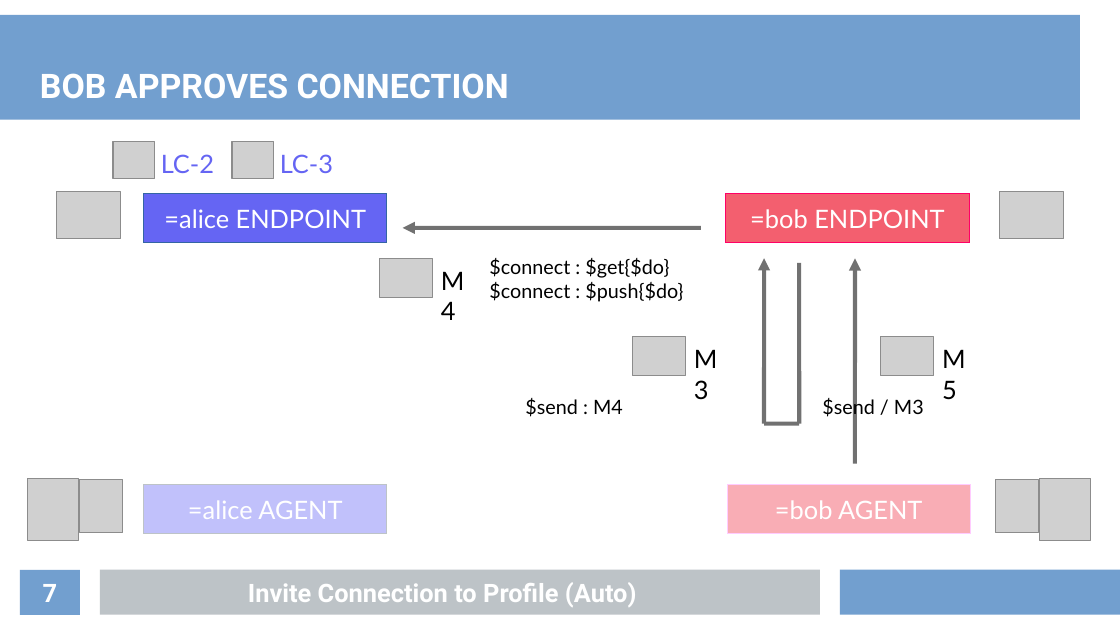
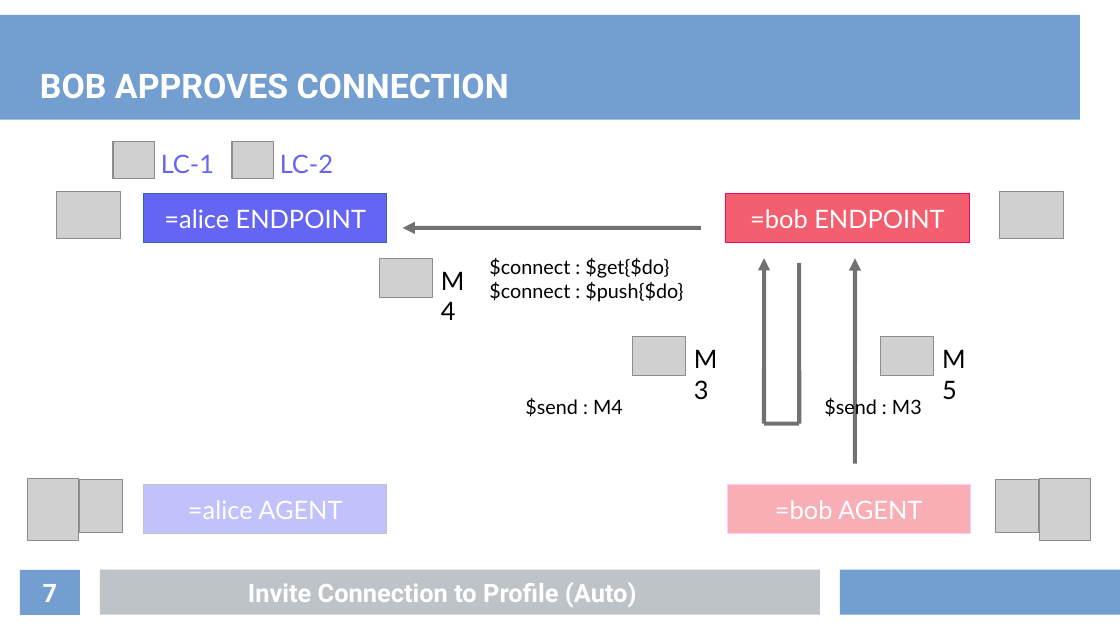
Before and after one commit to projectdanube/XDINinja-swing, a slide deck: slide 7 of resources/Invite Connection to Profile (Auto)/architecture.odp. Drawn at 1120x630 pixels with LibreOffice and Linux fonts; fonts in the diff are those of the drawing; grey boxes stand for pictures. Boxes give left, top, right and bottom in pixels: in the first picture for what was removed or moved away, otherwise in the second. Text is boxed around its words. In the diff, an @@ line names an element or a change of style, - is before the commit and + after.

```diff
--- a/resources/Invite Connection to Profile (Auto)/architecture.odp
+++ b/resources/Invite Connection to Profile (Auto)/architecture.odp
@@ text at <box>161,154,214,173</box>: text changed @@
-LC-2
+LC-1
@@ text at <box>280,154,333,173</box>: text changed @@
-LC-3
+LC-2
@@ text at <box>824,397,922,419</box>: text changed @@
-$send / M3
+$send : M3
```
Also in this commit, not shown: 4 other slides changed, 14 other files.
